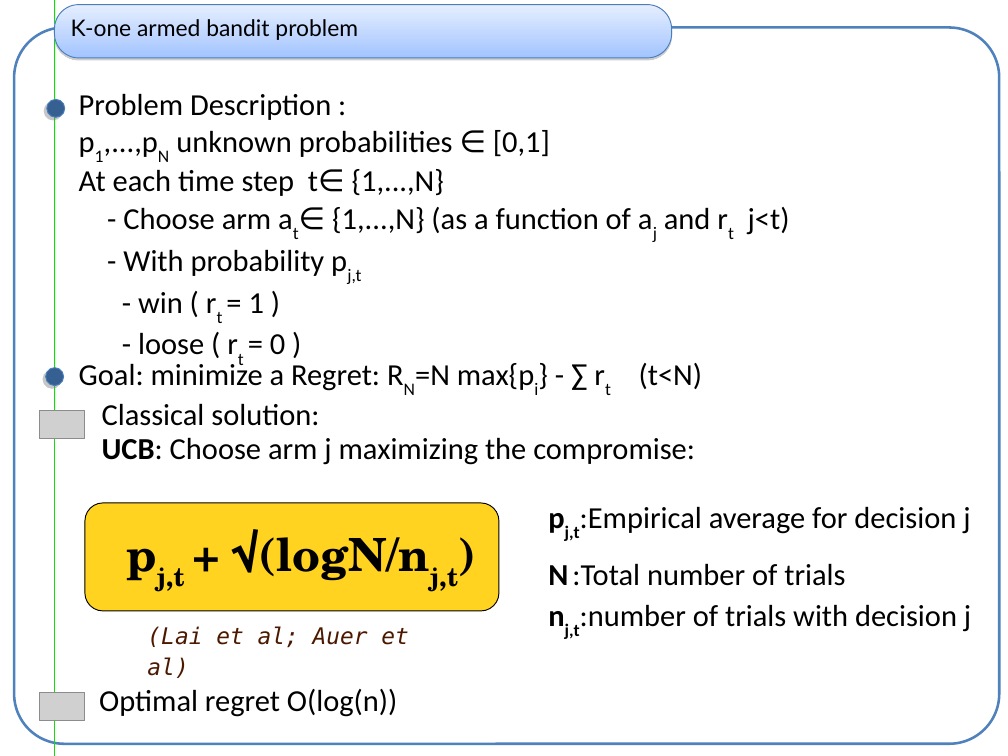
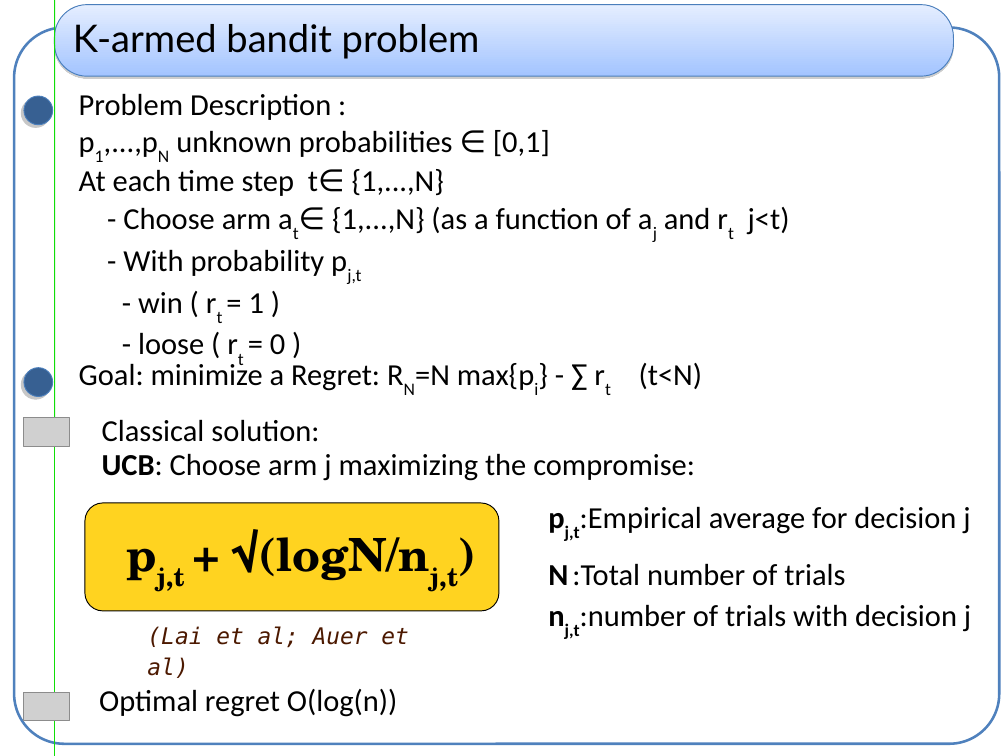
Before and after one commit to haspeleo/Android-Dev, a slide deck: slide 6 of MCTS/mcts_xp.ppt. Drawn at 1008x756 pixels with LibreOffice and Linux fonts; fonts in the diff are those of the drawing; grey boxes stand for pictures. Boxes give left, top, right and bottom in pixels: in the first picture for what was removed or moved away, otherwise in the second. Text is boxed around its words. In the diff, an @@ line names an element or a change of style, - is before the commit and + after.

```diff
--- a/MCTS/mcts_xp.ppt
+++ b/MCTS/mcts_xp.ppt
@@ rounded rectangle "K-armed bandit problem": place and size @@
-rounded rectangle "K-armed bandit problem" at [55,5,672,58]
+rounded rectangle "K-armed bandit problem" at [55,5,954,76]
@@ text in rounded rectangle at [73,24,480,59]: text changed; size 18 to 30 pt @@
-K-one armed bandit problem
+K-armed bandit problem
@@ ellipse: place and size @@
-ellipse at [47,100,65,118]
+ellipse at [24,96,52,124]
@@ ellipse: place and size @@
-ellipse at [46,368,64,386]
+ellipse at [24,368,52,397]
@@ picture: place and size @@
-picture at [39,410,85,439]
+picture at [24,418,70,447]
@@ text "Classical solution:": place and size @@
-text "Classical solution:" at [102,403,695,465]
+text "Classical solution:" at [102,419,695,481]
@@ picture: place and size @@
-picture at [39,692,85,722]
+picture at [24,692,70,722]
```
Also in this commit, not shown: 9 other slides changed, 3 other files.
